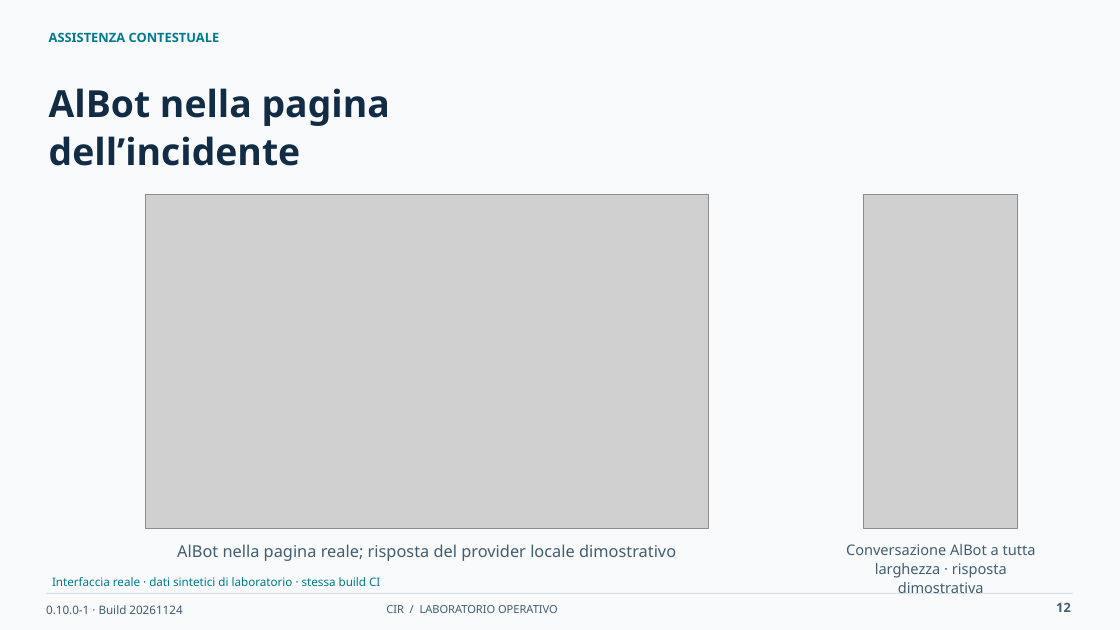
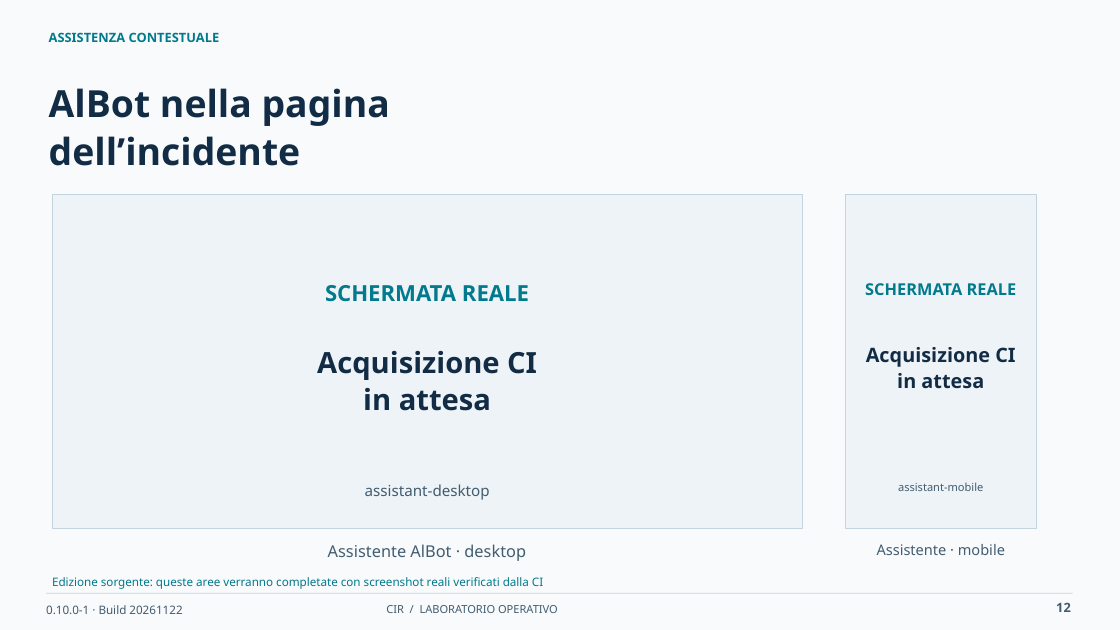
Before and after one commit to desalvo/cybersecurity-incident-registry, a slide deck: slide 12 of docs/presentation/CIR_Operational_Training_IT.pptx. Drawn at 1120x630 pixels with LibreOffice and Linux fonts; fonts in the diff are those of the drawing; grey boxes stand for pictures. Boxes give left, top, right and bottom in pixels: in the first picture for what was removed or moved away, otherwise in the second. Text is boxed around its words. In the diff, an @@ line names an element or a change of style, - is before the commit and + after.

```diff
--- a/docs/presentation/CIR_Operational_Training_IT.pptx
+++ b/docs/presentation/CIR_Operational_Training_IT.pptx
@@ rectangle added at bbox=[52, 194, 802, 528], fill #EEF3F7, outline #C4D4DF 0.6 pt @@
@@ picture removed at bbox=[145, 194, 708, 528] @@
@@ rectangle added at bbox=[845, 194, 1037, 528], fill #EEF3F7, outline #C4D4DF 0.6 pt @@
@@ picture removed at bbox=[864, 194, 1018, 528] @@
@@ text at bbox=[325, 285, 529, 302]: text changed; size 14 to 19 pt; text colour #425D70 to #007A8C; bold on @@
-AlBot nella pagina reale; risposta del provider locale dimostrativo
+SCHERMATA REALE
@@ text added at bbox=[865, 283, 1017, 295], 14 pt, text #007A8C, bold @@
+SCHERMATA REALE
@@ text added at bbox=[317, 351, 537, 411], 25 pt, text #122C45, bold @@
+Acquisizione CI
+in attesa
@@ text added at bbox=[866, 347, 1015, 389], 17 pt, text #122C45, bold @@
+Acquisizione CI
+in attesa
@@ text added at bbox=[365, 484, 490, 500], 13 pt, text #425D70 @@
+assistant-desktop
@@ text added at bbox=[898, 482, 983, 491], 9.5 pt, text #425D70 @@
+assistant-mobile
@@ text added at bbox=[328, 544, 526, 561], 14 pt, text #425D70 @@
+Assistente AlBot · desktop
@@ text at bbox=[877, 544, 1005, 555]: text changed @@
-Conversazione AlBot a tutta larghezza · risposta dimostrativa
+Assistente · mobile
@@ text at bbox=[52, 577, 543, 589]: text changed @@
-Interfaccia reale · dati sintetici di laboratorio · stessa build CI
+Edizione sorgente: queste aree verranno completate con screenshot reali verificati dalla CI
@@ text at bbox=[46, 605, 182, 614]: text changed @@
-0.10.0-1 · Build 20261124
+0.10.0-1 · Build 20261122
```
Also in this commit, not shown: 33 other slides changed, 41 other files.
